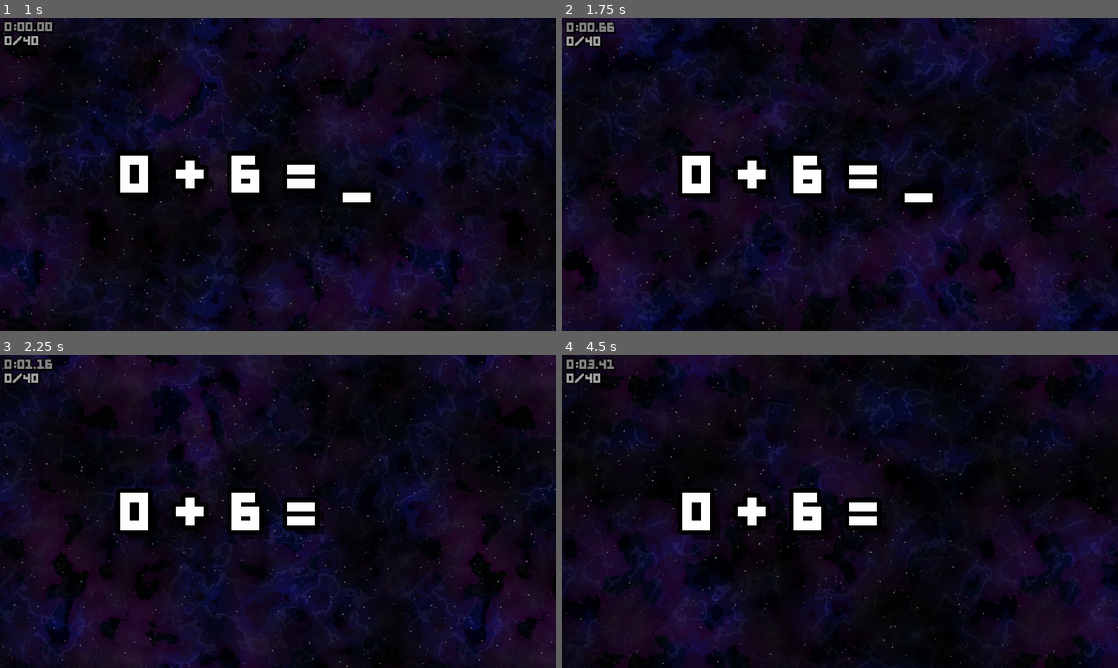
Above: before the commit, frames 1-4 (two rows, left to right).
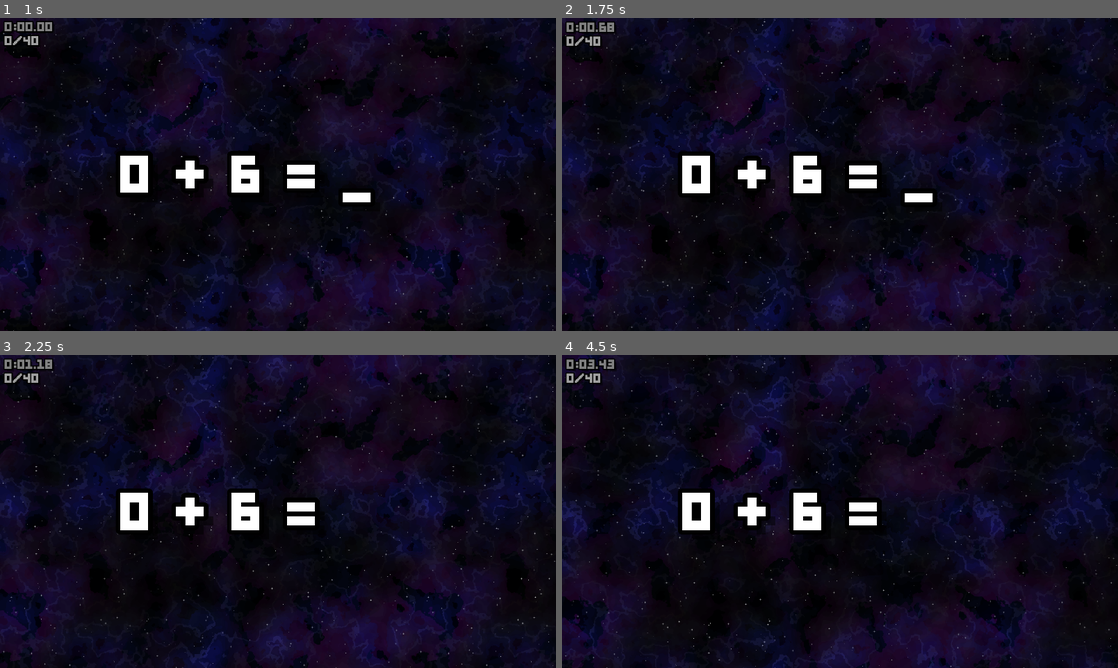
Above: after the commit, the same moments.

Repository: Blueman3612/Space-Math
Game: Godot game, scene res://scenes/main.tscn
Two runs of this game, one before a commit and one after it. Both use one fixed random seed, a clock stepped at 60 frames per second and the inputs below. Sound files missing from this copy of the repository are replaced by a short silence.
Inputs (mouse positions are in pixels of both pictures, inside the frame that each line leads up to):
- Up to frame 1 (1 s): click (50, 193) at 0.5 s
- Up to frame 2 (1.75 s): tap Enter (Submit) at 1.25, 1.35 s; move the mouse to (962, 158) at 1.27 s; tap R at 1.55 s
- Up to frame 3 (2.25 s): move the mouse to (166, 527) at 2.02 s; hold Backspace (Backspace) from 2.03 s (still down); tap R at 2.1 s
- Up to frame 4 (4.5 s): tap Enter (Submit) at 2.3, 2.85, 3.8 s; move the mouse to (895, 442) at 2.77 s; release Backspace (Backspace) at 2.78 s; tap R at 3.05, 3.6 s; move the mouse to (812, 574) at 3.52 s; move the mouse to (1006, 558) at 4.27 s; hold Backspace (Backspace) from 4.28 s (still down); tap 0 at 4.35 s

Frame 1 is identical in both runs. In frame 2, 21% of the frame differs, in the area x 0-100%, y 0-100%; in frame 3, 23%; in frame 4, 27%.

Commit message:
Add transition delays and incorrect answer feedback in main.gd
- Introduced new variables for handling transition delays for incorrect answers and animation settings for incorrect feedback.
- Updated timer logic to manage state transitions more effectively, ensuring the timer resumes correctly after delays.
- Implemented a function to create and animate a label displaying the correct answer when the user submits an incorrect response, enhancing user feedback during gameplay.

Diff:
--- a/scripts/main.gd
+++ b/scripts/main.gd
@@ -12,6 +12,9 @@
 var max_answer_chars = 4  # Maximum characters for answer input
 var animation_duration = 0.5  # Duration for label animations in seconds
 var transition_delay = 0.1  # Delay before generating new question
+var transition_delay_incorrect = 1.5  # Delay for incorrect answers (1.5 seconds)
+var incorrect_label_animation_time = 0.25  # Time for incorrect label animation
+var incorrect_label_move_distance = 192.0  # Distance to move incorrect label down
 var backspace_hold_time = 0.15  # Time to hold backspace before it repeats
 var scroll_boost_multiplier = 80.0  # How much to boost background scroll speed on submission
 var feedback_max_alpha = 0.1  # Maximum alpha for feedback color overlay
@@ -81,6 +84,8 @@
 var current_level_time = 0.0  # Current elapsed time for the level
 var timer_active = false  # Whether the timer is currently running
 var grace_period_timer = 0.0  # Timer for the grace period
+var timer_started = false  # Whether the timer has started (past grace period)
+var in_transition_delay = false  # Whether we're currently in a transition delay
 var correct_answers = 0  # Number of correct answers in current level
 var timer_label: Label  # Reference to the Timer label
 var accuracy_label: Label  # Reference to the Accuracy label
@@ -171,12 +176,6 @@
 
 func _input(event):
 	if event is InputEventKey and event.pressed:
-		if event.keycode == KEY_R:
-			# Regenerate space background
-			var space_bg = get_node("BackgroundLayer/SpaceBackground")
-			if space_bg and space_bg.has_method("regenerate"):
-				space_bg.regenerate()
-
 		# Handle number input and negative sign (only during PLAY state and if not submitted)
 		if current_state == GameState.PLAY and not answer_submitted:
 			if event.keycode >= KEY_0 and event.keycode <= KEY_9:
@@ -220,14 +219,18 @@
 
 	# Only process game logic during PLAY state
 	if current_state == GameState.PLAY:
-		# Handle timer logic with grace period
-		if not timer_active:
-			grace_period_timer += delta
-			if grace_period_timer >= timer_grace_period:
-				timer_active = true
-				level_start_time = Time.get_time_dict_from_system()["hour"] * 3600 + Time.get_time_dict_from_system()["minute"] * 60 + Time.get_time_dict_from_system()["second"]
-		else:
-			# Update timer only if active using delta time for precision
+		# Handle timer logic with grace period (but not during transition delays)
+		if not timer_started and not in_transition_delay:
+			# During grace period, timer hasn't started yet
+			if not timer_active:
+				grace_period_timer += delta
+				if grace_period_timer >= timer_grace_period:
+					timer_active = true
+					timer_started = true
+					level_start_time = Time.get_time_dict_from_system()["hour"] * 3600 + Time.get_time_dict_from_system()["minute"] * 60 + Time.get_time_dict_from_system()["second"]
+
+		# Update timer only if active (whether during grace period or after)
+		if timer_active:
 			current_level_time += delta
 
 		# Update blink timer
@@ -317,26 +320,45 @@
 	if is_correct:
 		correct_answers += 1
 
-	# Pause timer during transition
+	# Pause timer during transition and store its previous state
 	var timer_was_active = timer_active
+	var should_start_timer = false
+
+	# Check if we're in grace period and should start timer after transition
+	if not timer_started and grace_period_timer >= timer_grace_period:
+		should_start_timer = true
+
+	# Set transition delay flag and pause timer
+	in_transition_delay = true
 	timer_active = false
+
+	# Determine which delay to use based on correctness
+	var delay_to_use = transition_delay  # Default delay for correct answers
+	if not is_correct:
+		delay_to_use = transition_delay_incorrect  # Longer delay for incorrect answers
 
 	# Set color based on correctness, play sound, and show feedback overlay
 	if current_problem_label:
 		if is_correct:
-			current_problem_label.modulate = Color(0, 1, 0)  # Green for correct
+			current_problem_label.self_modulate = Color(0, 1, 0)  # Green for correct
 			AudioManager.play_correct()  # Play correct sound
 			show_feedback_flash(Color(0, 1, 0))  # Green feedback flash
 			print("✓ Correct! Answer was ", current_question.result)
 		else:
-			current_problem_label.modulate = Color(1, 0, 0)  # Red for incorrect
+			current_problem_label.self_modulate = Color(1, 0, 0)  # Red for incorrect
 			AudioManager.play_incorrect()  # Play incorrect sound
 			show_feedback_flash(Color(1, 0, 0))  # Red feedback flash
 			print("✗ Incorrect. Answer was ", current_question.result, ", you entered ", user_answer_int)
 
-	# Wait to show the color feedback (if transition_delay > 0)
-	if transition_delay > 0.0:
-		await get_tree().create_timer(transition_delay).timeout
+			# Create animated label showing correct answer for incorrect responses
+			create_incorrect_answer_label()
+
+	# Wait for the full transition delay (timer remains paused during this time)
+	if delay_to_use > 0.0:
+		await get_tree().create_timer(delay_to_use).timeout
+
+	# Clear transition delay flag
+	in_transition_delay = false
 
 	# Trigger scroll speed boost effect after transition delay
 	var space_bg = get_node("BackgroundLayer/SpaceBackground")
@@ -357,8 +379,7 @@
 
 	# Check if we've completed the required number of problems
 	if problems_completed >= problems_per_level:
-		# Stop timer immediately when last question is answered
-		timer_active = false
+		# Timer is already stopped above, keep it stopped for game over
 
 		# Hide play UI labels when play state ends
 		if timer_label:
@@ -366,13 +387,17 @@
 		if accuracy_label:
 			accuracy_label.visible = false
 
-		# Wait for the transition delay, then go to game over
-		await get_tree().create_timer(transition_delay).timeout
+		# Wait for the same transition delay used above, then go to game over
+		await get_tree().create_timer(delay_to_use).timeout
 		go_to_game_over()
 	else:
-		# Resume timer after transition delay (if it was active)
-		if timer_was_active:
+		# Resume timer after transition delay or start it if grace period completed during transition
+		if timer_was_active or should_start_timer:
 			timer_active = true
+			# If timer should start now, mark it as started and record start time
+			if should_start_timer and not timer_started:
+				timer_started = true
+				level_start_time = Time.get_time_dict_from_system()["hour"] * 3600 + Time.get_time_dict_from_system()["minute"] * 60 + Time.get_time_dict_from_system()["second"]
 
 		# Create new problem - continue playing
 		create_new_problem_label()
@@ -386,7 +411,7 @@
 	new_label.vertical_alignment = VERTICAL_ALIGNMENT_CENTER
 	new_label.position = off_screen_bottom
 	new_label.autowrap_mode = TextServer.AUTOWRAP_OFF
-	new_label.modulate = Color(1, 1, 1)  # Reset to white color
+	new_label.self_modulate = Color(1, 1, 1)  # Reset to white color
 
 	# Add to scene
 	add_child(new_label)
@@ -599,6 +624,32 @@
 		"grade_name": grade_data.name
 	}
 
+func create_incorrect_answer_label():
+	"""Create and animate a label showing the correct answer when user is incorrect"""
+	if not current_problem_label or not current_question:
+		return
+
+	# Create new label as child of current problem label
+	var incorrect_label = Label.new()
+	incorrect_label.label_settings = label_settings_resource  # Uses GravityBold128
+	incorrect_label.horizontal_alignment = HORIZONTAL_ALIGNMENT_LEFT
+	incorrect_label.vertical_alignment = VERTICAL_ALIGNMENT_CENTER
+	incorrect_label.position = Vector2(0, 0)  # Start at (0, 0) relative to parent
+	incorrect_label.autowrap_mode = TextServer.AUTOWRAP_OFF
+	incorrect_label.text = current_question.expression  # Set to the expression
+	incorrect_label.self_modulate = Color(0, 0.5, 0)  # Dark green color
+
+	# Add as child to current problem label
+	current_problem_label.add_child(incorrect_label)
+
+	# Animate the label moving down 320 pixels over 0.25 seconds
+	var tween = create_tween()
+	tween.set_ease(Tween.EASE_OUT)
+	tween.set_trans(Tween.TRANS_EXPO)
+	tween.tween_property(incorrect_label, "position", Vector2(0, incorrect_label_move_distance), incorrect_label_animation_time)
+
+	# The label will be cleaned up when the parent problem label is removed
+
 func show_feedback_flash(flash_color: Color):
 	"""Show a colored flash overlay that fades in then out with smooth timing"""
 	if not feedback_color_rect:
@@ -676,6 +727,8 @@
 	level_start_time = 0.0
 	current_level_time = 0.0
 	timer_active = false
+	timer_started = false
+	in_transition_delay = false
 	grace_period_timer = 0.0
 
 	# First animate menu down off screen (downward)
@@ -790,8 +843,8 @@
 
 	# Update timer display (mm:ss.ss format)
 	var display_time = current_level_time
-	if not timer_active:
-		display_time = 0.0  # Show 0:00.00 during grace period
+	if not timer_started:
+		display_time = 0.0  # Show 0:00.00 only during initial grace period
 
 	var minutes = int(display_time / 60)
 	var seconds = int(display_time) % 60
